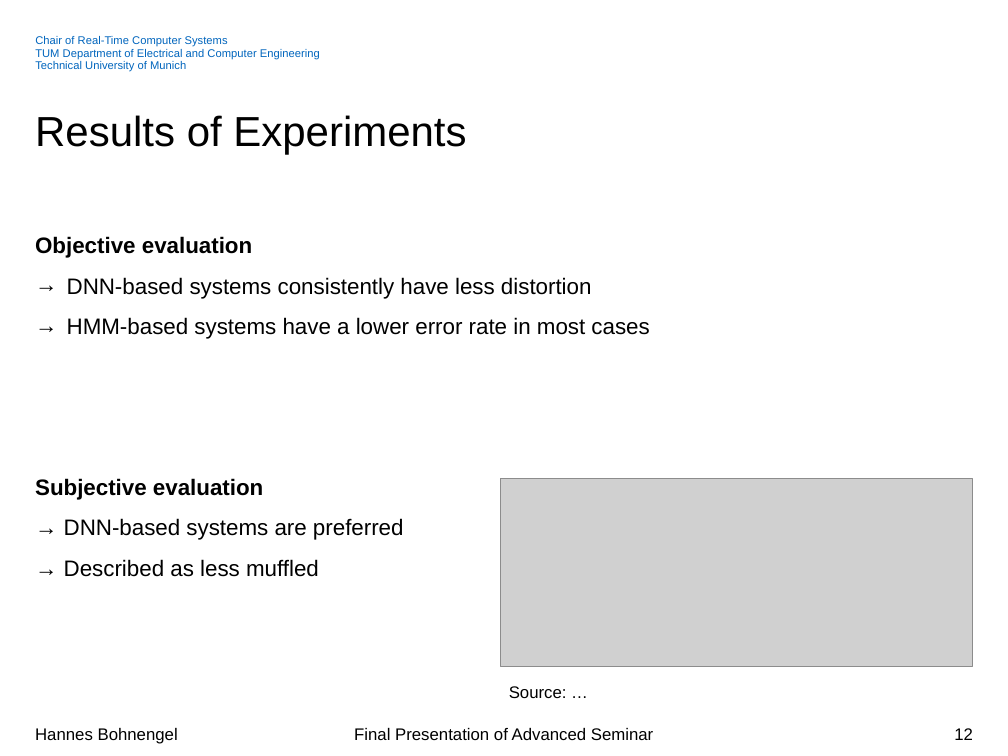
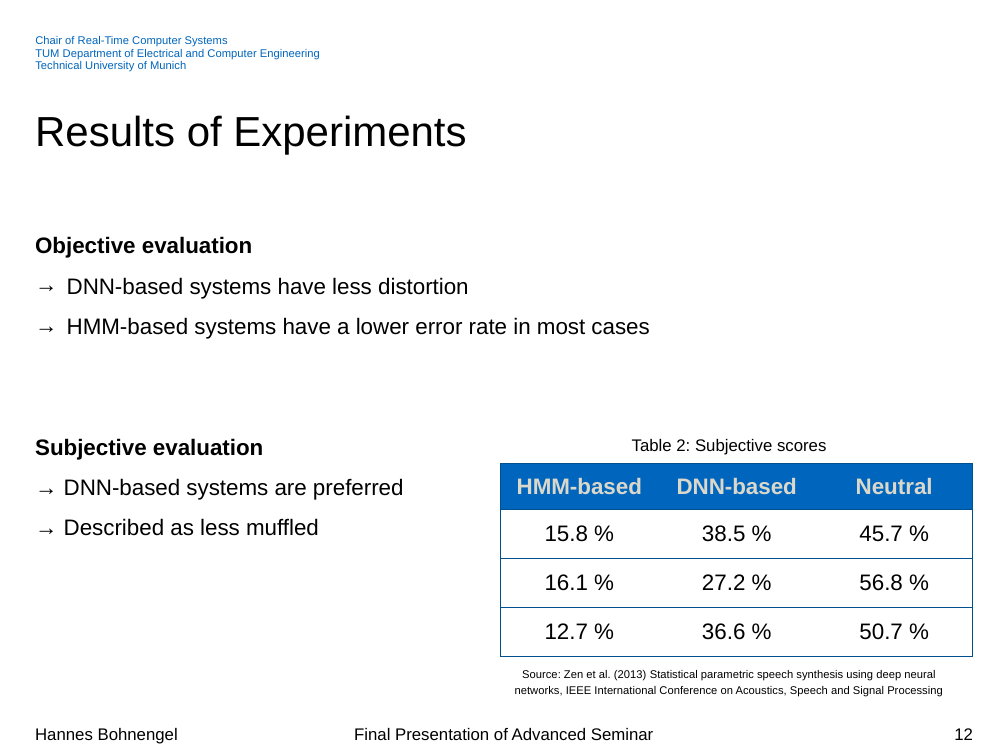
Before and after one commit to hannesb0/deeplearning, a slide deck: slide 12 of pres/Final_Presentation_V02.pptx. Drawn at 1008x756 pixels with LibreOffice and Linux fonts; fonts in the diff are those of the drawing; grey boxes stand for pictures; background and template pictures are left out. Boxes give left, top, right and bottom in pixels: in the first picture for what was removed or moved away, otherwise in the second. Text is boxed around its words. In the diff, an @@ line names an element or a change of style, - is before the commit and + after.

```diff
--- a/pres/Final_Presentation_V02.pptx
+++ b/pres/Final_Presentation_V02.pptx
@@ text at <box>67,277,469,299</box>: text changed @@
-→ DNN-based systems consistently have less distortion
+→ DNN-based systems have less distortion
@@ text added at <box>632,439,826,455</box>, 12 pt, text #000000 @@
+Table 2: Subjective scores
@@ picture removed at <box>501,479,974,666</box> @@
@@ table added at <box>501,464,973,656</box>, 4 rows, 3 columns @@
+HMM-based | DNN-based | Neutral
+15.8 % | 38.5 % | 45.7 %
+16.1 % | 27.2 % | 56.8 %
+12.7 % | 36.6 % | 50.7 %
@@ text removed at <box>509,686,567,698</box> @@
-Source: …
@@ text added at <box>515,670,943,696</box>, 8 pt, text #000000 @@
+Source: Zen et al. (2013) Statistical parametric speech synthesis using deep neural networks, IEEE International Conference on Acoustics, Speech and Signal Processing
```
Also in this commit, not shown: 11 other slides changed, 5 slides added, 2 slides removed.
